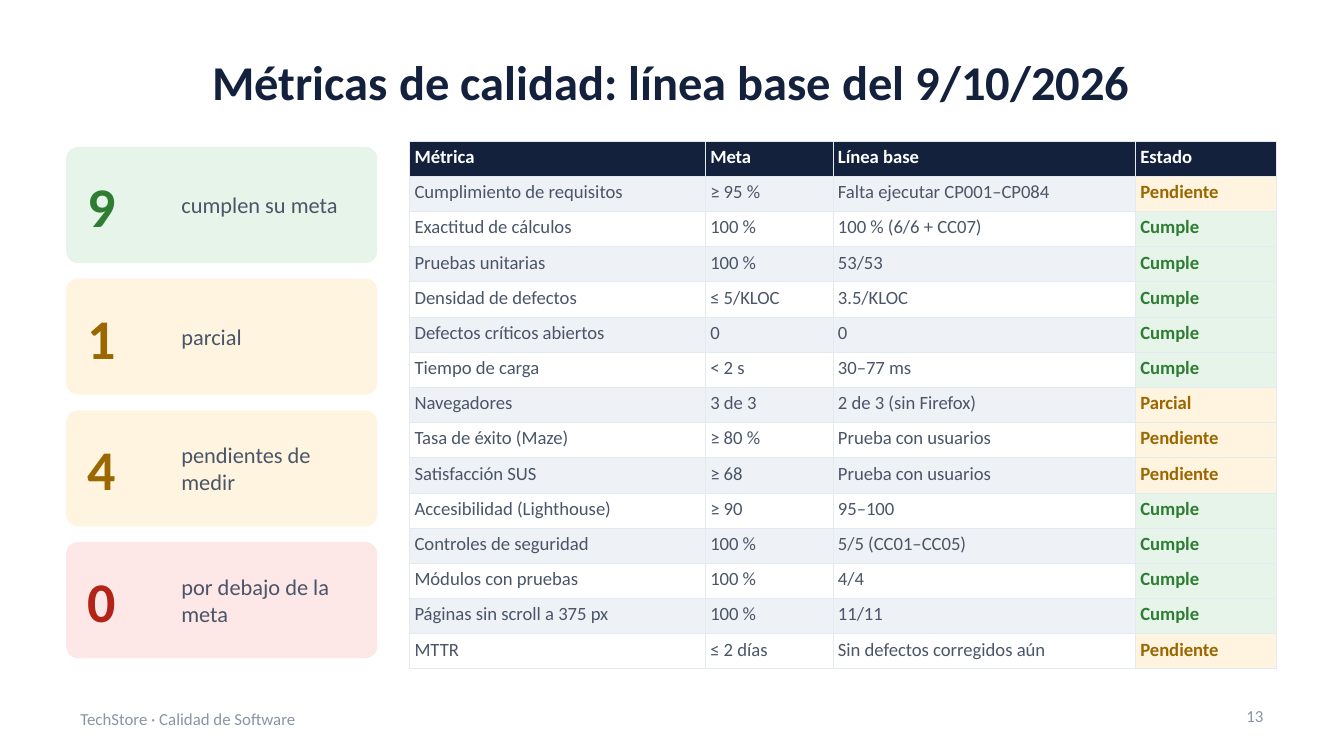
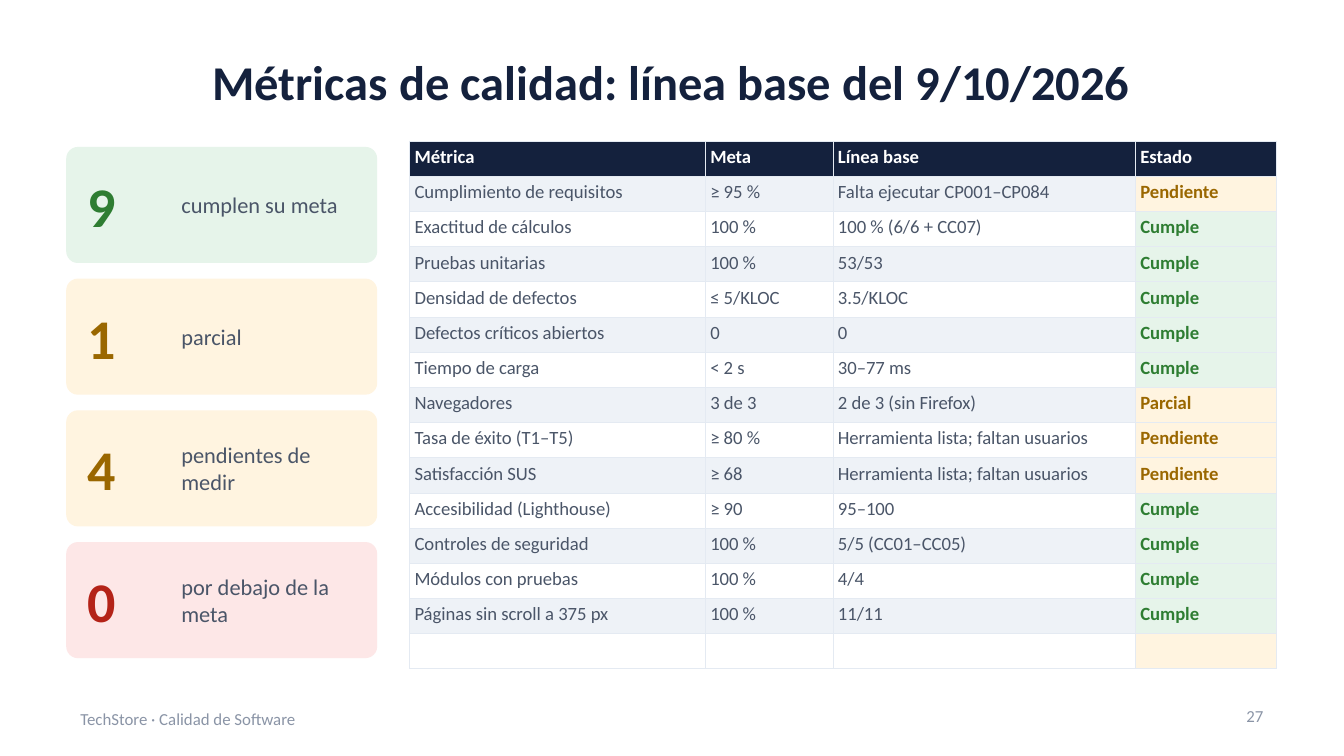
Before and after one commit to diegoaaron/calidadProyecto, a slide deck: slide 27 of docs/Presentacion_Pruebas_Calidad_Conformidad.pptx (slide 13 before the commit). Drawn at 1344x756 pixels with LibreOffice and Linux fonts; fonts in the diff are those of the drawing. Boxes give left, top, right and bottom in pixels: in the first picture for what was removed or moved away, otherwise in the second. Text is boxed around its words. In the diff, an @@ line names an element or a change of style, - is before the commit and + after.

Commit message:
Herramienta propia de usabilidad en lugar de Maze en los documentos
- Esquema, Plan de Pruebas, Plan de Calidad, Informe de HU y presentación
  del esquema: las menciones a Maze pasan a la herramienta propia
  (usabilidad.html).
- Nuevo documento de análisis de requerimientos, HU y resumen de planes.
- Presentación ampliada a 35 diapositivas.
- referencias/ excluida de git.

```diff
--- a/docs/Presentacion_Pruebas_Calidad_Conformidad.pptx
+++ b/docs/Presentacion_Pruebas_Calidad_Conformidad.pptx
@@ table at (x1=410, y1=141, x2=1277, y2=669) @@
-row 9, column 1: Tasa de éxito (Maze)
+row 9, column 1: Tasa de éxito (T1–T5)
-row 9, column 3: Prueba con usuarios
+row 9, column 3: Herramienta lista; faltan usuarios
-row 10, column 3: Prueba con usuarios
+row 10, column 3: Herramienta lista; faltan usuarios
-row 15: MTTR | ≤ 2 días | Sin defectos corregidos aún | Pendiente
+row 15:  |  |  | 
@@ page number at (x1=1246, y1=711, x2=1263, y2=722): text changed @@
-13
+27
```
Also in this commit, not shown: 17 other slides changed, 15 slides added, 8 other files.
